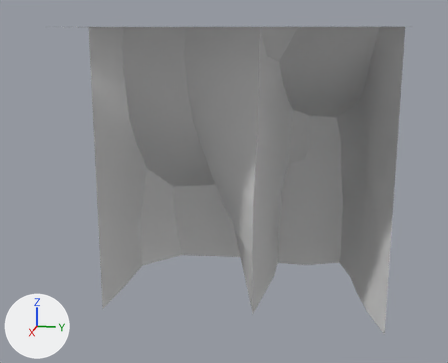
An edit to the FBX model A Mazing Penguin/Assets/Art/3D Models/Cave/CaveSideWall2.fbx, drawn before and after from the same camera.
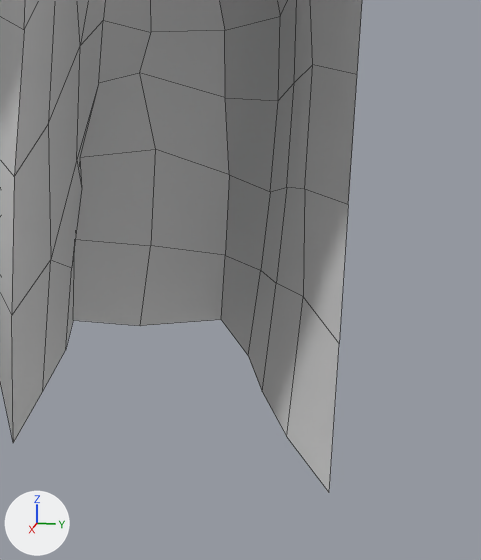
The first picture shows the older version from a 50 mm lens placed at (4.24, 0.69, 1.99), pointed at (0.04, -0.15, 0.94). The close-ups show both versions on the part from 55% to 100% of the width and 36% to 100% of the height of that picture. Arrows for +X, +Y and +Z are at lower left; the lights stay in place. The close-ups show mesh edges as thin lines. Where no turn or scale is listed for an object, it has been applied to the vertices.

The first close-up shows 'CaveSideWall2'.
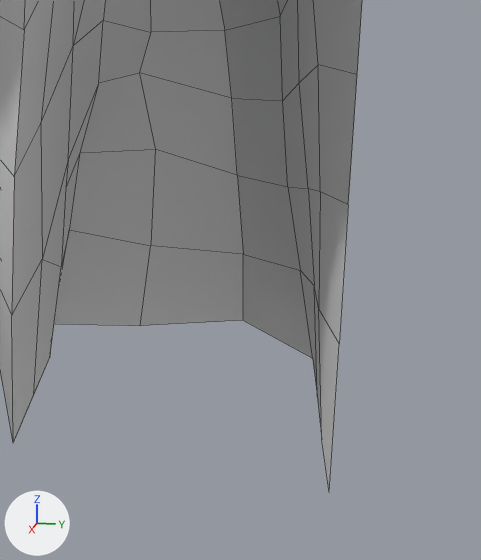
Boxes [x1, y1, x2, y2] around the edits, measured in the close-ups (481 x 560 px; the box of a moved part takes in the faces that stretch with it):
'CaveSideWall2', reshaped: before [0, 0, 362, 492]; after [0, 0, 362, 489]
part 1 of me_cube_002, moved or reshaped: [0, 0, 155, 443] in both
part 2 of me_cube_002, moved or reshaped: before [139, 0, 362, 492]; after [139, 0, 362, 489]

The change, as a diff of the scene's bpy script:
```diff
--- a/A Mazing Penguin/Assets/Art/3D Models/Cave/CaveSideWall2.fbx.py
+++ b/A Mazing Penguin/Assets/Art/3D Models/Cave/CaveSideWall2.fbx.py
@@ me_cube_002 @@
 me_cube_002.from_pydata(...)  # 162 vertices, 138 faces; spans x -0.99..1.0, y -1.0..1.0, z 0.0..2.0
 # verts and faces of me_cube_002; kept vertices keep their numbers, new ones are numbered from 162
+# me_cube_002 part 1
+delete_vertices([131, 149])  # with the faces that use them
+verts[17] = (-0.83, 0.08, 0.0)  # moved
+verts[21] = (-0.92, 0.07, 0.0)  # moved
+verts[59] = (-0.79, 0.17, 0.66)  # moved, pixel (79, 152)
+verts[63] = (0.0, -0.16, 0.8)  # moved
+verts[91] = (0.12, 0.15, 0.98)  # moved, pixel (40, 123)
+verts[125] = (-0.21, 0.2, 1.15)  # moved, pixel (73, 45)
+verts[92] = (-0.2, 0.1, 0.0)  # moved, pixel (33, 394)
+verts[121] = (-0.34, 0.18, 0.75)  # moved, pixel (68, 159)
+verts[128] = (-0.16, 0.12, 0.47)  # moved, pixel (42, 259)
+verts[130] = (-0.53, -0.11, 0.41)  # moved
+verts[137] = (-0.23, -0.1, 0.53)  # moved
+verts[146] = (-0.85, 0.13, 0.35)  # moved, pixel (69, 229)
+verts[148] = (-0.56, 0.15, 0.59)  # moved, pixel (65, 187)
+verts[150] = (-0.52, 0.14, 0.33)  # moved, pixel (61, 266)
+verts[162] = (-0.51, 0.11, 0.0)  # pixel (49, 357)
+faces += [(20, 130, 162, 21), (15, 162, 130, 137), (17, 162, 150, 146), (92, 128, 150, 162)]
+# me_cube_002 part 2
+verts[18] = (-1.0, 0.76, 0.0)  # moved, pixel (243, 320)
+verts[58] = (-0.85, 0.71, 0.59)  # moved, pixel (237, 175)
+verts[61] = (-0.83, 0.68, 0.87)  # moved, pixel (231, 98)
+verts[156] = (-0.25, 0.88, 1.05)  # moved, pixel (299, 82)
+verts[88] = (-0.92, 0.75, 0.28)  # moved, pixel (243, 254)
+verts[120] = (-0.68, 0.99, 0.0)  # moved, pixel (312, 358)
+verts[123] = (-0.59, 0.87, 0.63)  # moved, pixel (287, 186)
+verts[124] = (-0.55, 0.84, 0.93)  # moved, pixel (282, 100)
+verts[155] = (0.07, 0.91, 1.17)  # moved, pixel (318, 64)
+verts[127] = (-0.64, 0.93, 0.33)  # moved, pixel (300, 270)
+verts[151] = (-0.36, 1.0, 0.0)  # moved, pixel (317, 396)
+verts[152] = (-0.04, 1.0, 0.0)  # moved, pixel (321, 439)
+verts[153] = (0.01, 0.94, 0.79)  # moved, pixel (320, 191)
+verts[154] = (-0.28, 0.92, 0.72)  # moved, pixel (308, 188)
+verts[159] = (-0.03, 0.96, 0.42)  # moved, pixel (318, 308)
+verts[160] = (-0.31, 0.96, 0.39)  # moved, pixel (314, 285)
 me_cube_002.materials.append(mat_caveterrain_mat)
```
